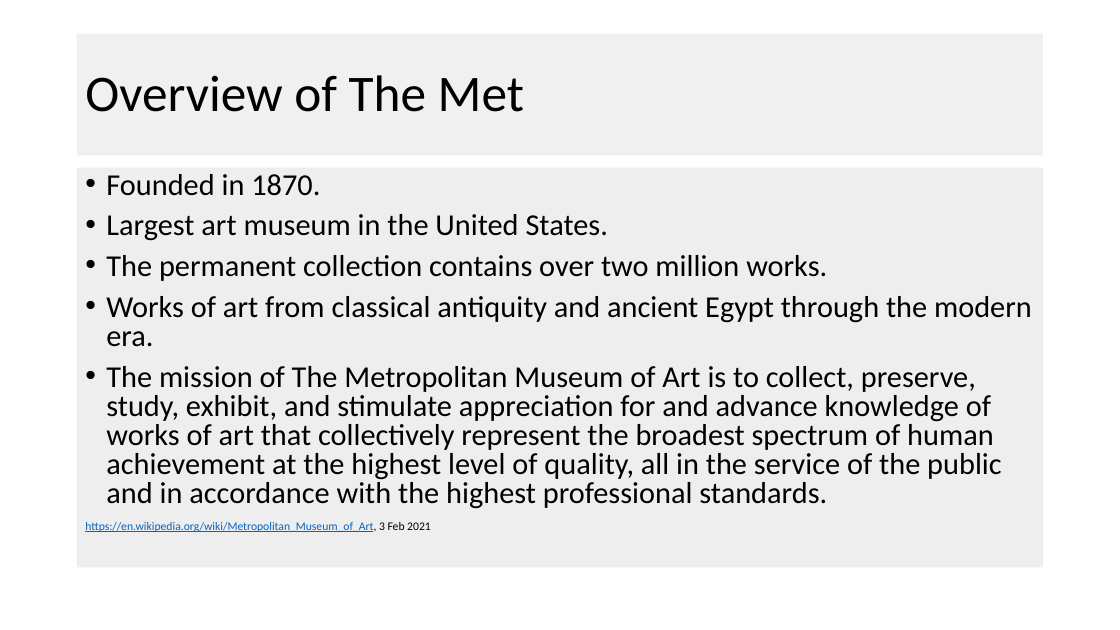
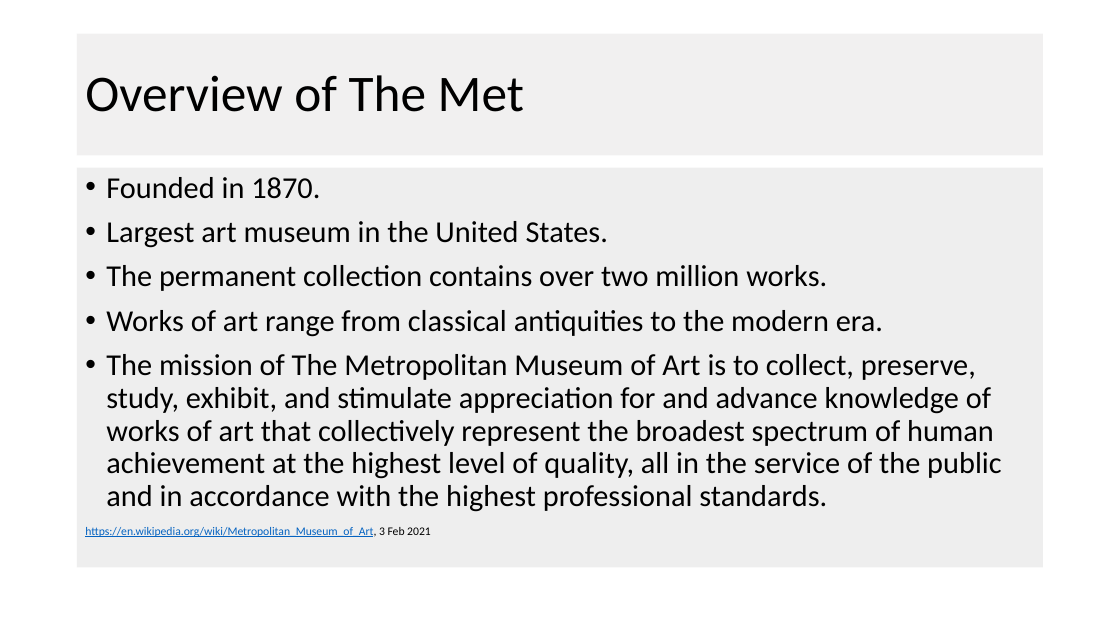
Before and after one commit to MtSopris/ProjectMet2, a slide deck: slide 3 of Analysis of th MET.pptx. Drawn at 1120x630 pixels with LibreOffice and Linux fonts; fonts in the diff are those of the drawing; background and template pictures are left out. Boxes give left, top, right and bottom in pixels: in the first picture for what was removed or moved away, otherwise in the second. Text is boxed around its words. In the diff, an @@ line names an element or a change of style, - is before the commit and + after.

```diff
--- a/Analysis of th MET.pptx
+++ b/Analysis of th MET.pptx
@@ text at bbox=[85, 177, 1002, 537]: line spacing 0.8 to 0.9 @@
@@ text at bbox=[106, 310, 883, 337]: text changed @@
-• Works of art from classical antiquity and ancient Egypt through the modern era.
+• Works of art range from classical antiquities to the modern era.
```
Also in this commit, not shown: 2 other slides changed, 10 other files.
